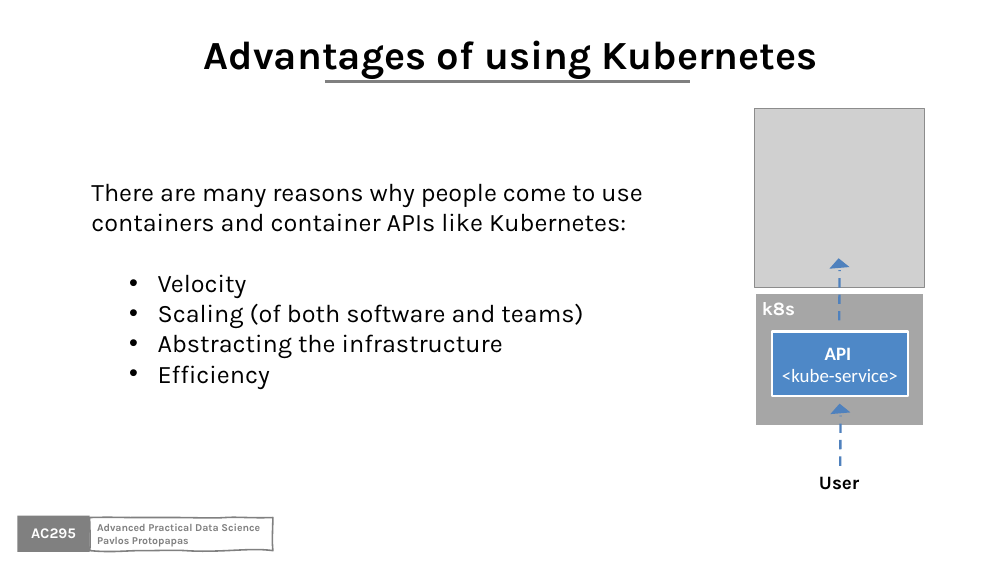
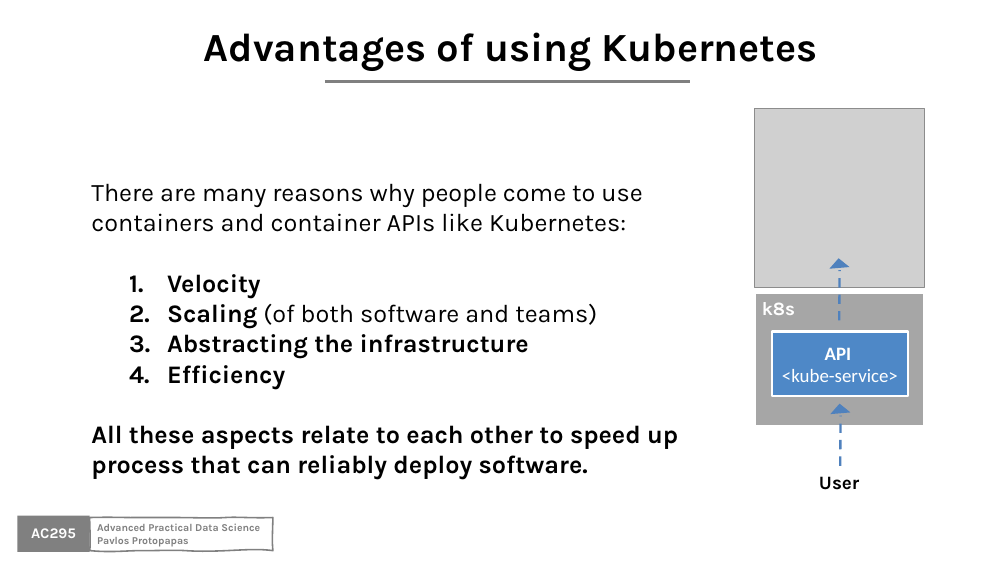
Before and after one commit to Harvard-IACS/2020F-AC295, a slide deck: slide 18 of content/lectures/lecture3/presentation/lecture3.pptx (slide 17 before the commit). Drawn at 1008x567 pixels with LibreOffice and Linux fonts; fonts in the diff are those of the drawing; grey boxes stand for pictures; background and template pictures are left out. Boxes give left, top, right and bottom in pixels: in the first picture for what was removed or moved away, otherwise in the second. Text is boxed around its words. In the diff, an @@ line names an element or a change of style, - is before the commit and + after.

```diff
--- a/content/lectures/lecture3/presentation/lecture3.pptx
+++ b/content/lectures/lecture3/presentation/lecture3.pptx
@@ text "Advantages of using Kubernetes": place and size @@
-text "Advantages of using Kubernetes" at box(204, 40, 817, 79)
+text "Advantages of using Kubernetes" at box(204, 32, 817, 71)
@@ text at box(167, 274, 597, 389): bold on in "Velocity", "Scaling", "Abstracting the infrastructure", "Efficiency"; bullet • to 1. @@
@@ text at box(91, 425, 678, 480): paragraph added @@
+All these aspects relate to each other to speed up process that can reliably deploy software.
```
Also in this commit, not shown: 19 other slides changed, 1 slide added, 13 slides removed, 3 other files.
